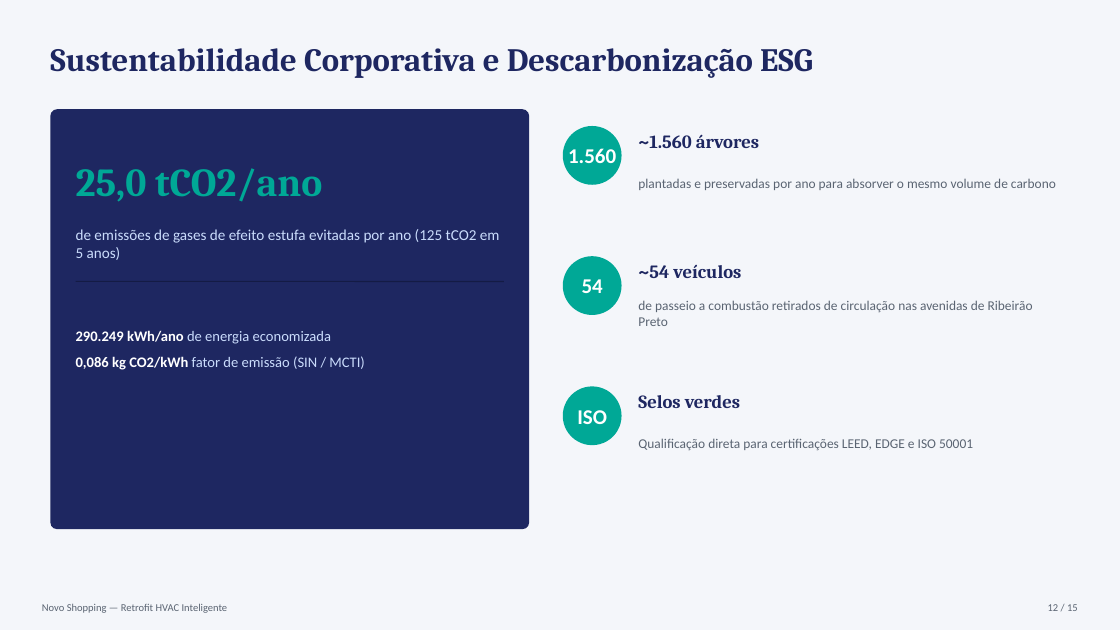
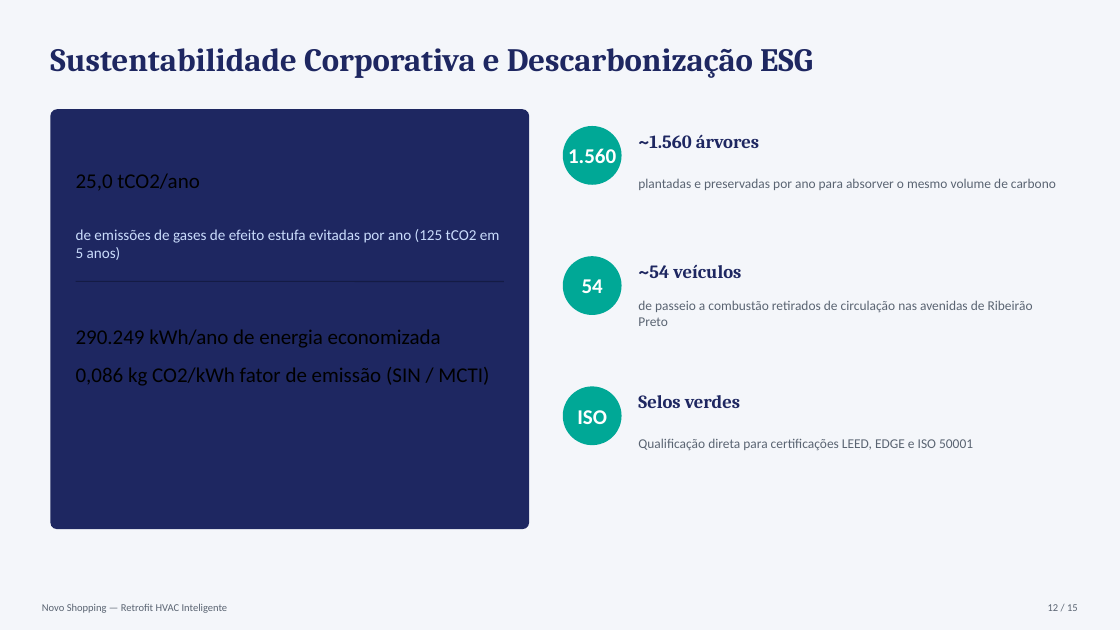
Before and after one commit to victorhugomota/analise-energetica-novo-shopping, a slide deck: slide 12 of Estudo_Viabilidade_Retrofit_HVAC_Novo_Shopping.pptx. Drawn at 1120x630 pixels with LibreOffice and Linux fonts; fonts in the diff are those of the drawing. Boxes give left, top, right and bottom in pixels: in the first picture for what was removed or moved away, otherwise in the second. Text is boxed around its words. In the diff, an @@ line names an element or a change of style, - is before the commit and + after.

```diff
--- a/Estudo_Viabilidade_Retrofit_HVAC_Novo_Shopping.pptx
+++ b/Estudo_Viabilidade_Retrofit_HVAC_Novo_Shopping.pptx
@@ text "25,0 tCO2/ano" at [76,173,199,190]: size 34 to 18 pt, font Cambria to Calibri, text colour #00A896 to #000000, bold off @@
@@ text "290.249 kWh/ano de energia economizada ..." at [76,329,489,386]: size 12.5 to 18 pt; text colour #FFFFFF to #000000, bold off in "290.249 kWh/ano 0,086 kg CO2/kWh"; text colour #CADCFC to #000000 in "de energia economizada fator de emissão (SIN ..." @@
```
Also in this commit, not shown: 5 other slides changed, 2 other files.
